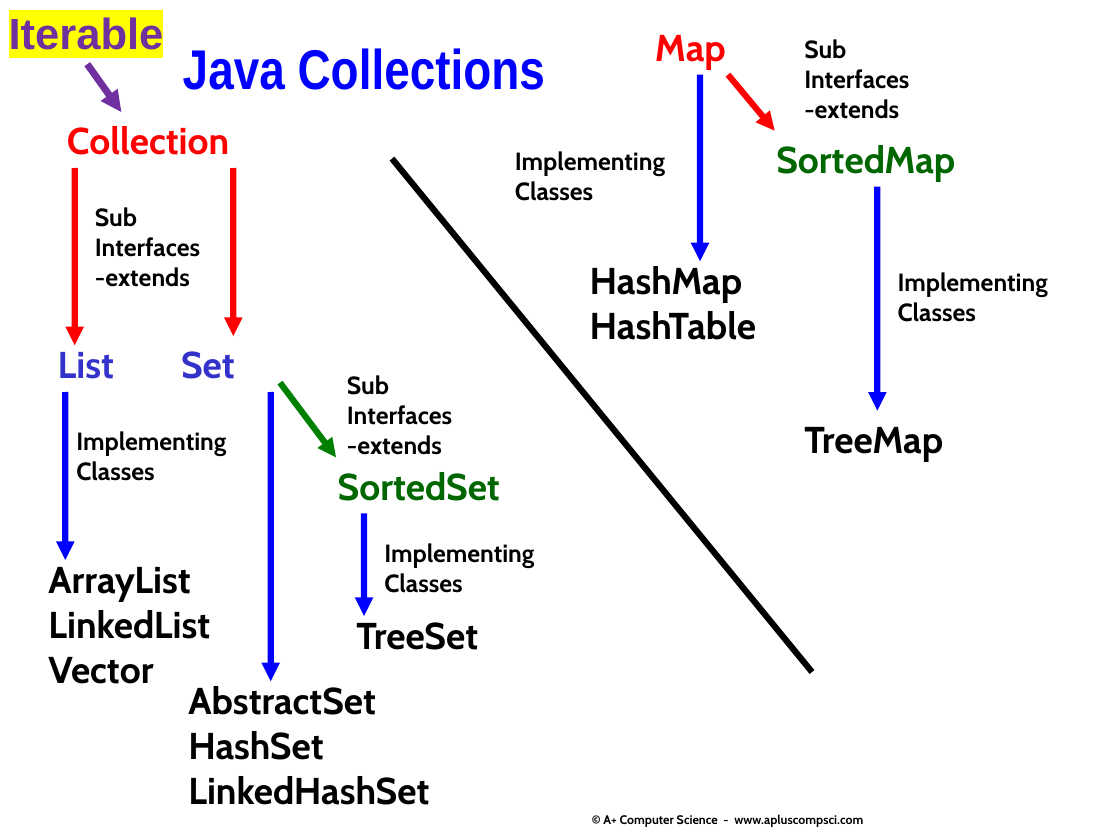
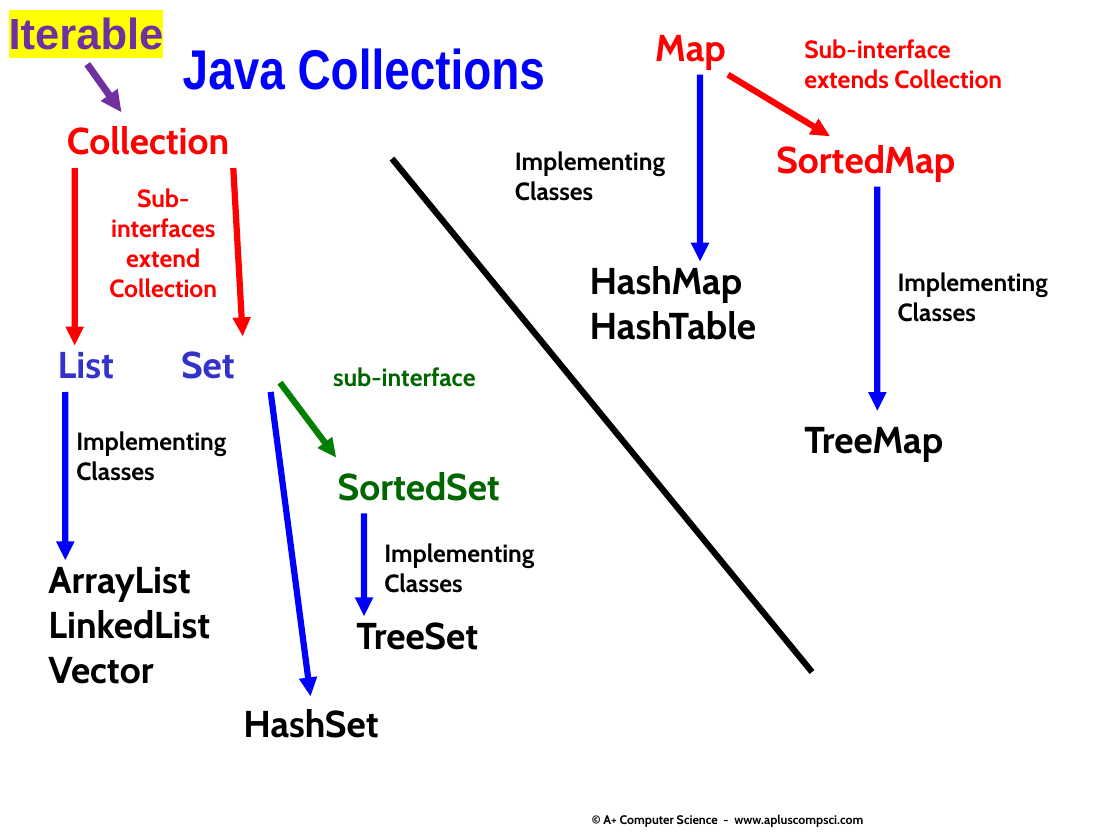
Before and after one commit to Cy-FairCS/cs3, a slide deck: slide 3 of u05a_sets/notes/_sets.pptx. Drawn at 1120x840 pixels with LibreOffice and Linux fonts; fonts in the diff are those of the drawing. Boxes give left, top, right and bottom in pixels: in the first picture for what was removed or moved away, otherwise in the second. Text is boxed around its words. In the diff, an @@ line names an element or a change of style, - is before the commit and + after.

```diff
--- a/u05a_sets/notes/_sets.pptx
+++ b/u05a_sets/notes/_sets.pptx
@@ text at (804,39,1002,89): text changed; text colour #000000 to #FF0000 @@
-Sub
-Interfaces
--extends
+Sub-interface
+extends Collection
@@ arrow moved from (728, 75) - (775, 131) to (728, 75) - (830, 137) @@
@@ text "SortedMap" at (776,145,955,181): text colour #006600 to #FF0000 @@
@@ arrow moved from (233, 168) - (233, 336) to (233, 168) - (243, 336) @@
@@ text at (109,188,217,298): text changed; text colour #000000 to #FF0000 @@
-Sub
-Interfaces
--extends
+Sub-
+interfaces
+extend Collection
@@ text at (333,367,476,387): text changed; text colour #000000 to #006600 @@
-Sub
-Interfaces
--extends
+sub-interface
@@ arrow moved from (271, 392) - (271, 681) to (271, 392) - (310, 697) @@
@@ text at (188,686,376,715): paragraph removed @@
-AbstractSet
@@ text "HashSet": place and size @@
-text "HashSet" at (188,686,429,805)
+text "HashSet" at (243,709,378,738)
@@ text at (188,776,429,805): paragraph removed @@
-LinkedHashSet
```
Also in this commit, not shown: 3 other slides changed.
